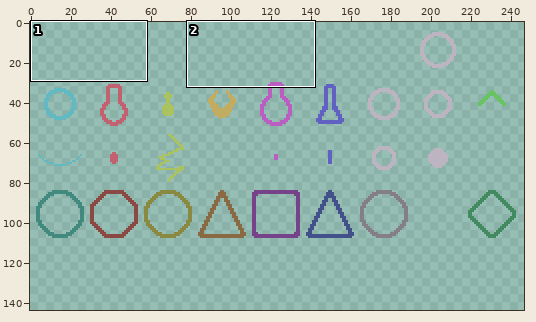
Pixel-art file: Assets/Resources/Art/Towers.ase. Above: a wide view before the commit, with the close-up outlined.
Close-up. Earlier state:
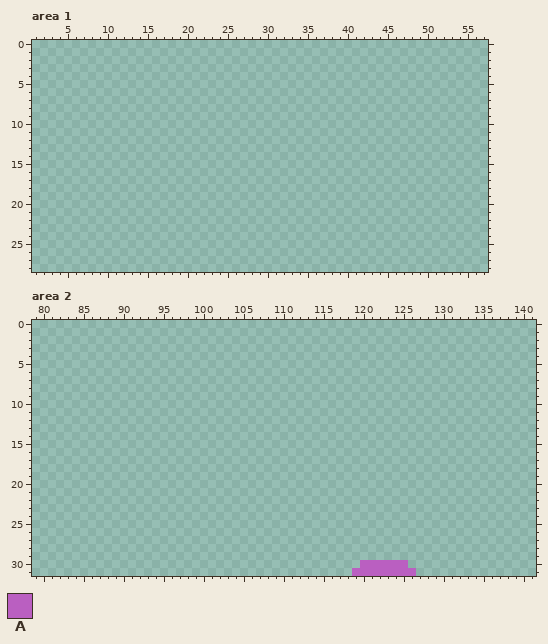
256x256 pixels, 1 frame. Shown: area 1: x 1..57, y 0..28; area 2: x 79..141, y 0..31. The old version is drawn lined up with the new one. The wide view leaves out empty margins. The commit also changed other parts of the picture, which this record leaves out.
Palette (. is transparent): A #ba5fc1
Pixels before, area 2, first column x 119:
30 .AAAAAA.
31 AAAAAAAA
Once edited:
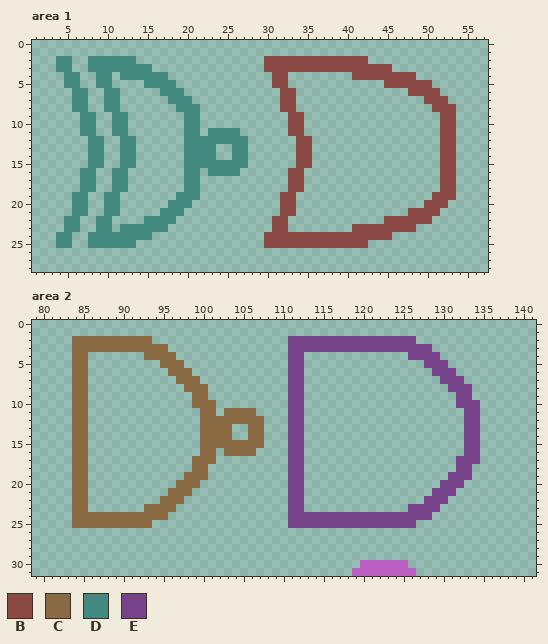
Colours new in this view: B #8a4942  C #8a6a42  D #428a80  E #76428a
Change:
drawings rearranged on the sheet (the old picture shows each at its new place)
Changed rows in their new state; - is an unchanged pixel.
Area 1:
first column x 4:
 2 DD--DDDDDD----------------BBBBBBBBBBBBB-----------
 3 DD--DDDDDDDD--------------BBBBBBBBBBBBBBBB--------
 4 -DD--DD-DDDDDD-------------BB--------BBBBBBBB-----
 5 -DD--DD----DDDD------------BB------------BBBBBB---
 6 --DD--DD-----DDD------------BB--------------BBBB--
 7 --DD--DD------DDD-----------BB----------------BBB-
 8 --DD--DD-------DDD----------BB-----------------BBB
 9 ---DD--DD-------DD-----------BB-----------------BB
10 ---DD--DD-------DD-----------BB-----------------BB
11 ---DD--DD-------DD-DDDD------BB-----------------BB
12 ----DD--DD------DDDDDDDD------BB----------------BB
13 ----DD--DD------DDDD--DD------BB----------------BB
14 ----DD--DD------DDDD--DD------BB----------------BB
15 ----DD--DD------DDDDDDDD------BB----------------BB
16 ---DD--DD-------DD-DDDD------BB-----------------BB
17 ---DD--DD-------DD-----------BB-----------------BB
18 ---DD--DD-------DD-----------BB-----------------BB
19 --DD--DD-------DDD----------BB-----------------BBB
20 --DD--DD------DDD-----------BB----------------BBB-
21 --DD--DD-----DDD------------BB--------------BBBB--
22 -DD--DD----DDDD------------BB------------BBBBBB---
23 -DD--DD-DDDDDD-------------BB--------BBBBBBBB-----
24 DD--DDDDDDDD--------------BBBBBBBBBBBBBBBB--------
25 DD--DDDDDD----------------BBBBBBBBBBBBB-----------
Area 2:
first column x 84:
 2 CCCCCCCCCC-----------------EEEEEEEEEEEEEEEE--------
 3 CCCCCCCCCCCC---------------EEEEEEEEEEEEEEEEEE------
 4 CC-------CCCC--------------EE-------------EEEE-----
 5 CC---------CCC-------------EE---------------EEE----
 6 CC----------CCC------------EE----------------EEE---
 7 CC-----------CCC-----------EE-----------------EEE--
 8 CC------------CCC----------EE------------------EEE-
 9 CC-------------CC----------EE-------------------EE-
10 CC-------------CCC---------EE-------------------EEE
11 CC--------------CC-CCCC----EE--------------------EE
12 CC--------------CCCCCCCC---EE--------------------EE
13 CC--------------CCCC--CC---EE--------------------EE
14 CC--------------CCCC--CC---EE--------------------EE
15 CC--------------CCCCCCCC---EE--------------------EE
16 CC--------------CC-CCCC----EE--------------------EE
17 CC-------------CCC---------EE-------------------EEE
18 CC-------------CC----------EE-------------------EE-
19 CC------------CCC----------EE------------------EEE-
20 CC-----------CCC-----------EE-----------------EEE--
21 CC----------CCC------------EE----------------EEE---
22 CC---------CCC-------------EE---------------EEE----
23 CC-------CCCC--------------EE-------------EEEE-----
24 CCCCCCCCCCCC---------------EEEEEEEEEEEEEEEEEE------
25 CCCCCCCCCC-----------------EEEEEEEEEEEEEEEE--------
